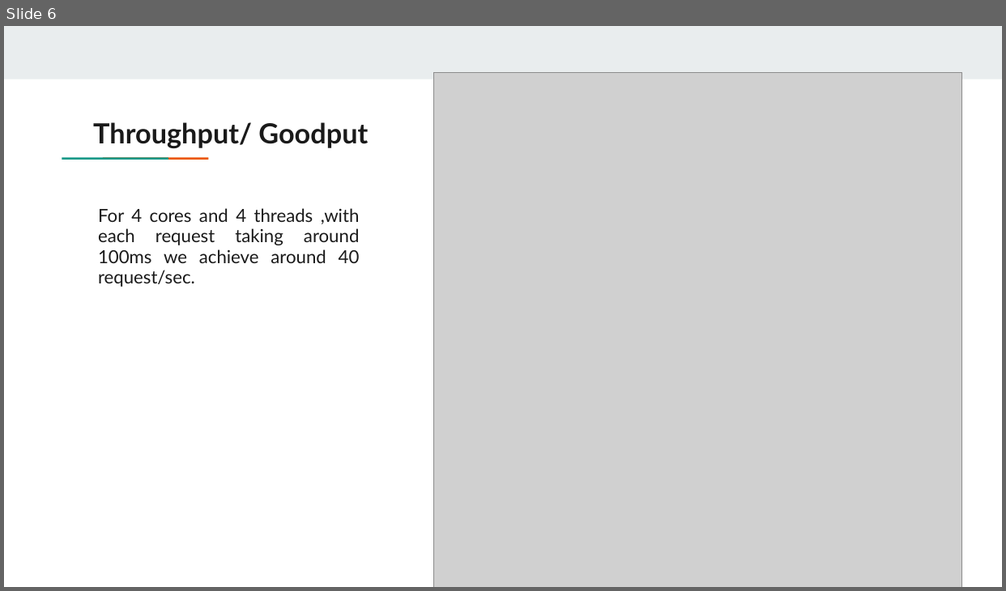
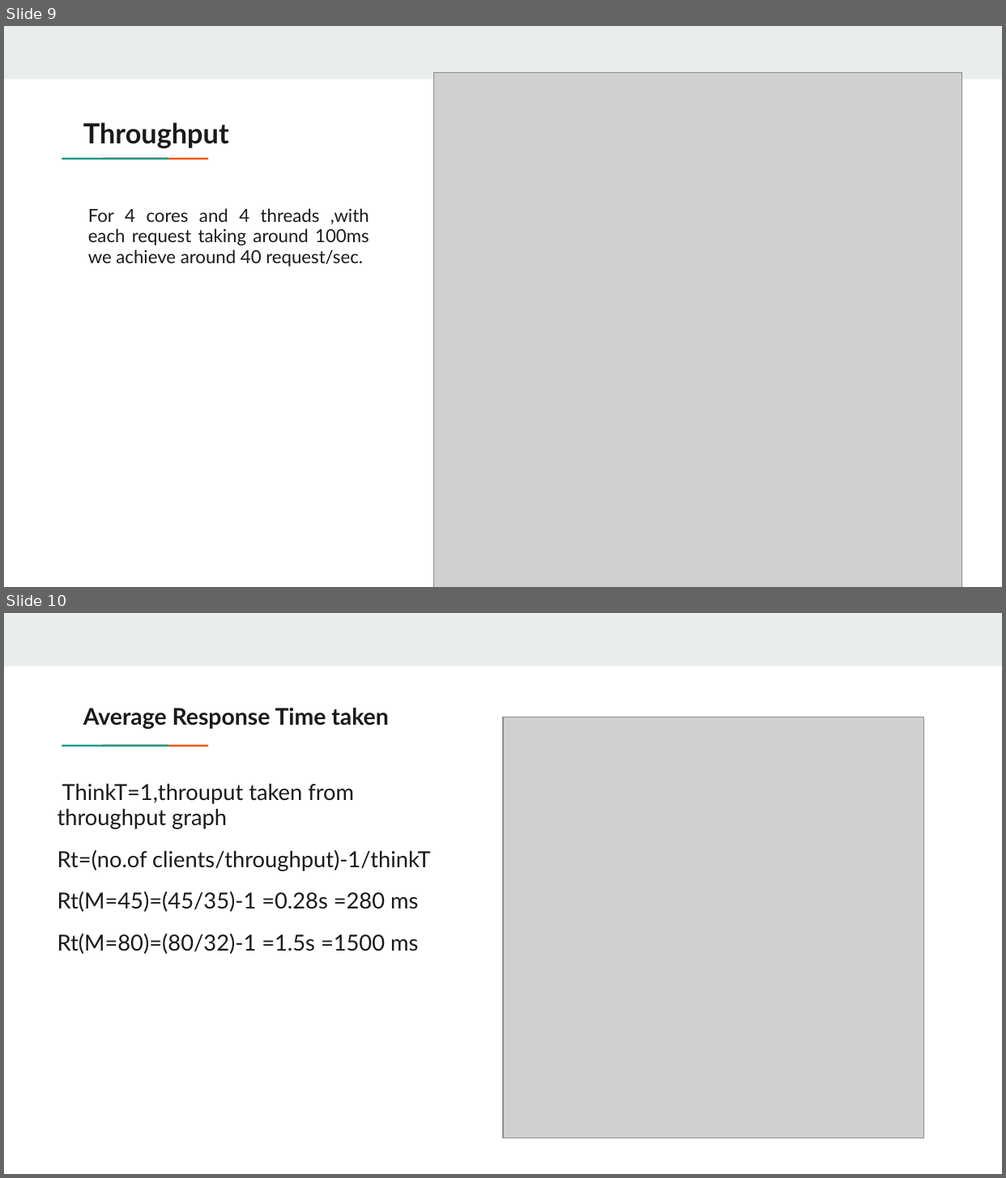
Before and after one commit to irshadkhan2019/grading-server, a slide deck: presentation/Decs ppt.pptx. Shown one above the other, each under a label of ours: slide 6 before the commit, slides 9 and 10 after it. The pictures are 1006x591 and 1006x1178 pixels, drawn with LibreOffice and Linux fonts; fonts in the diff are those of the drawing; grey boxes stand for pictures. Boxes give left, top, right and bottom in pixels: in the first picture for what was removed or moved away, otherwise in the second. Text is boxed around its words. In the diff, an @@ line names an element or a change of style, - is before the commit and + after.

```diff
--- a/presentation/Decs ppt.pptx
+++ b/presentation/Decs ppt.pptx
@@ slide 10 added at [4, 613, 1002, 1174], background #FFFFFF; not listed: 3 template elements that a slide beside it also shows @@
@@ subtitle added at [83, 708, 388, 729], 16.6 pt, text #1A1A1A, bold @@
+Average Response Time taken
@@ picture added at [503, 717, 924, 1138] @@
@@ subtitle added at [57, 784, 430, 954], 16 pt, text #1A1A1A @@
+ThinkT=1,throuput taken from throughput graph
+Rt=(no.of clients/throughput)-1/thinkT
+Rt(M=45)=(45/35)-1 =0.28s =280 ms
+Rt(M=80)=(80/32)-1 =1.5s =1500 ms
@@ what was slide 6 is now slide 9 @@
@@ slide 9 changed as well @@
@@ subtitle at [83, 122, 229, 148]: text changed @@
-Throughput/ Goodput
+Throughput
@@ rectangle: place and size @@
-rectangle at [95, 156, 136, 160]
+rectangle at [62, 157, 168, 159]
@@ rectangle: place and size @@
-rectangle at [134, 156, 176, 160]
+rectangle at [103, 158, 209, 160]
@@ subtitle "For 4 cores and 4 ..." rewrapped from [98, 208, 360, 287] to [88, 208, 369, 267] @@
```
Also in this commit, not shown: 7 other slides changed, 3 other slides added, 1 slide removed, 2 other files.
